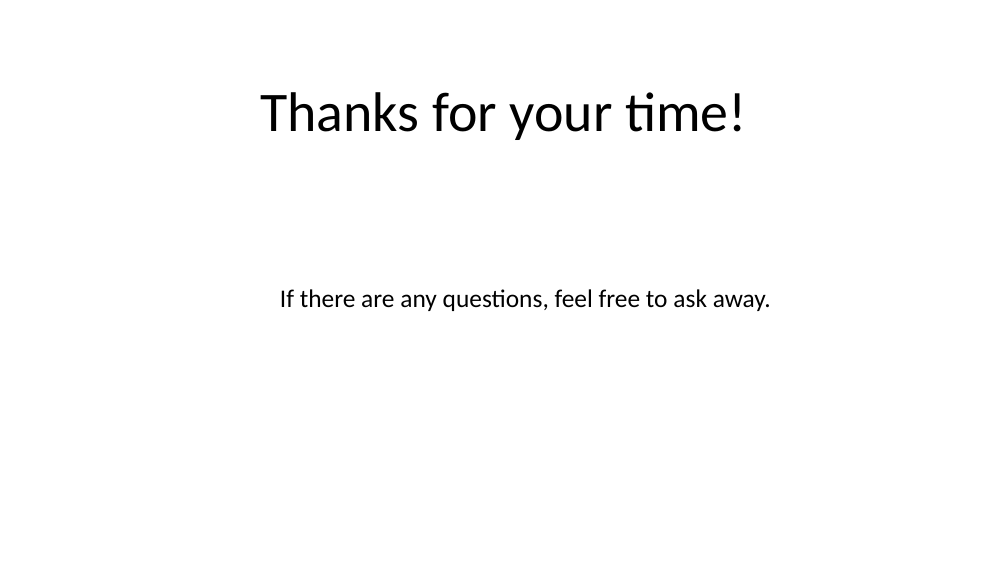
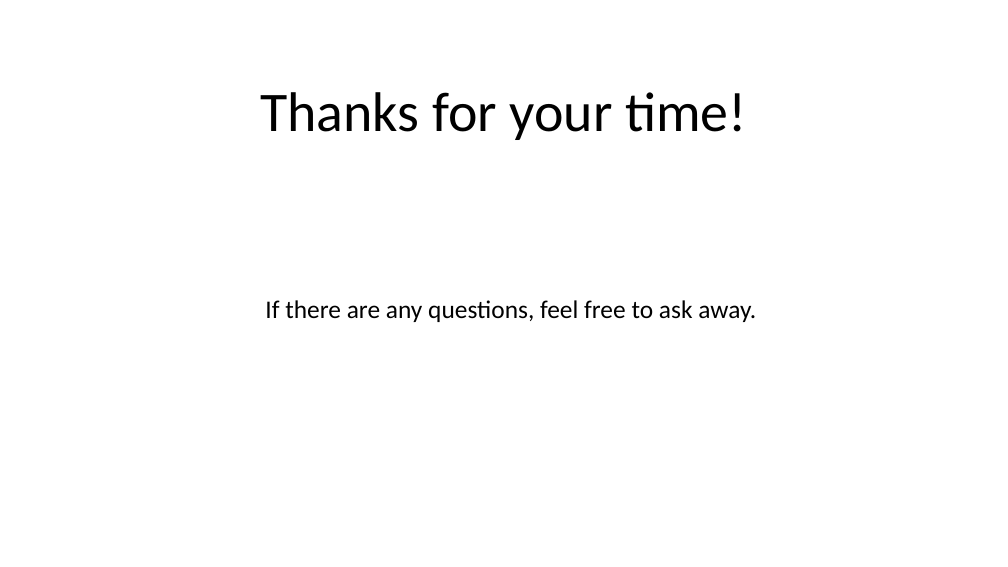
Before and after one commit to Peter-Dagley/Movie-Website, a slide deck: slide 13 of Documentation/Cinema Project Presentation.odp (slide 14 before the commit). Drawn at 1008x567 pixels with LibreOffice and Linux fonts; fonts in the diff are those of the drawing. Boxes give left, top, right and bottom in pixels: in the first picture for what was removed or moved away, otherwise in the second. Text is boxed around its words. In the diff, an @@ line names an element or a change of style, - is before the commit and + after.

```diff
--- a/Documentation/Cinema Project Presentation.odp
+++ b/Documentation/Cinema Project Presentation.odp
@@ text "If there are any questions, ..." moved from (x1=280, y1=289, x2=771, y2=311) to (x1=265, y1=300, x2=756, y2=322) @@
```
Also in this commit, not shown: 6 other slides changed, 5 slides added, 6 slides removed.
